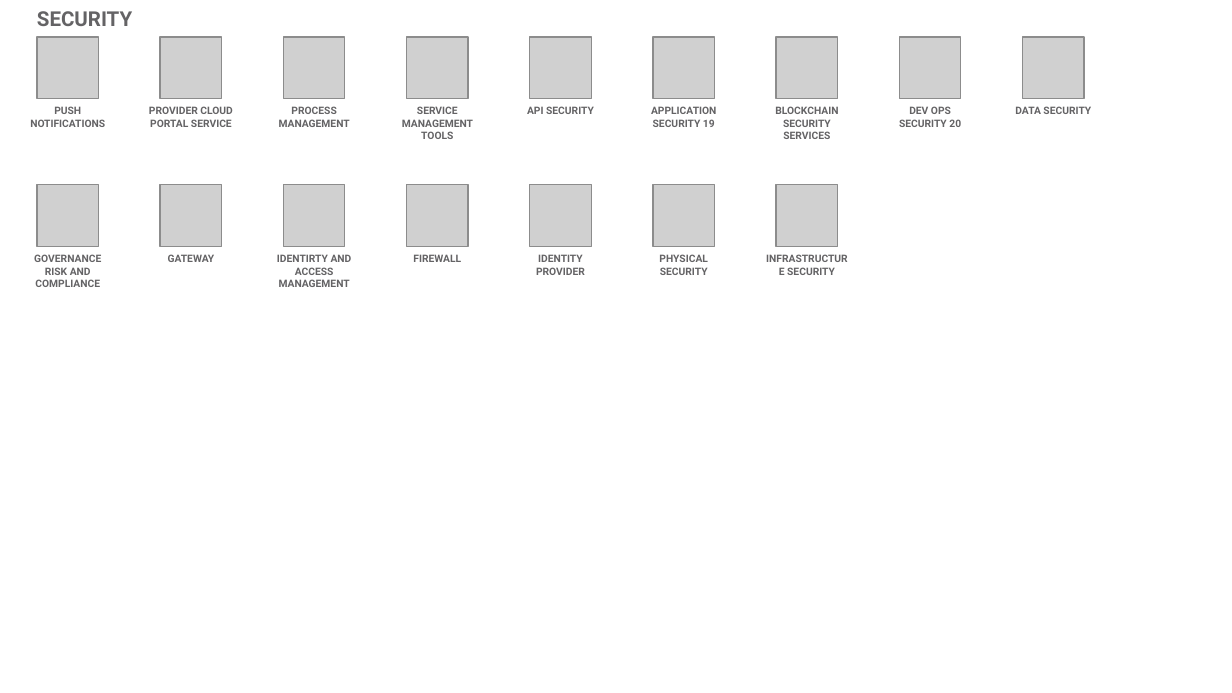
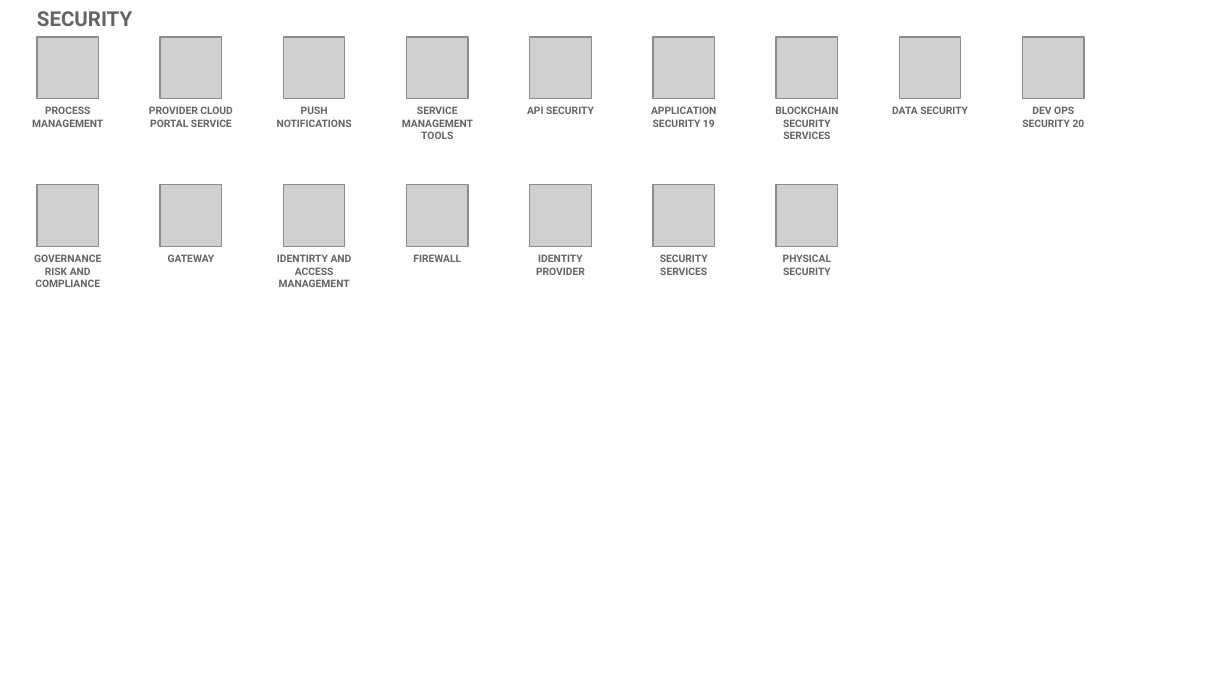
Before and after one commit to l2fprod/myarchitecture, a slide deck: slide 20 of mycatalog-architecture-diagram-template.pptx. Drawn at 1232x693 pixels with LibreOffice and Linux fonts; fonts in the diff are those of the drawing; grey boxes stand for pictures. Boxes give left, top, right and bottom in pixels: in the first picture for what was removed or moved away, otherwise in the second. Text is boxed around its words. In the diff, an @@ line names an element or a change of style, - is before the commit and + after.

```diff
--- a/mycatalog-architecture-diagram-template.pptx
+++ b/mycatalog-architecture-diagram-template.pptx
@@ text at (x1=32, y1=106, x2=103, y2=127): text changed @@
-PUSH NOTIFICATIONS
+PROCESS MANAGEMENT
@@ text at (x1=277, y1=106, x2=352, y2=127): text changed @@
-PROCESS MANAGEMENT
+PUSH NOTIFICATIONS
@@ text "DATA SECURITY" moved from (x1=1015, y1=106, x2=1091, y2=114) to (x1=892, y1=106, x2=968, y2=114) @@
@@ text "DEV OPS SECURITY 20" moved from (x1=899, y1=106, x2=961, y2=127) to (x1=1022, y1=106, x2=1085, y2=127) @@
@@ text at (x1=660, y1=254, x2=708, y2=275): text changed @@
-PHYSICAL SECURITY
+SECURITY SERVICES
@@ text at (x1=783, y1=254, x2=832, y2=275): text changed @@
-INFRASTRUCTURE SECURITY
+PHYSICAL SECURITY
```
Also in this commit, not shown: 11 other slides changed, 1 slide added, 1 slide removed.
